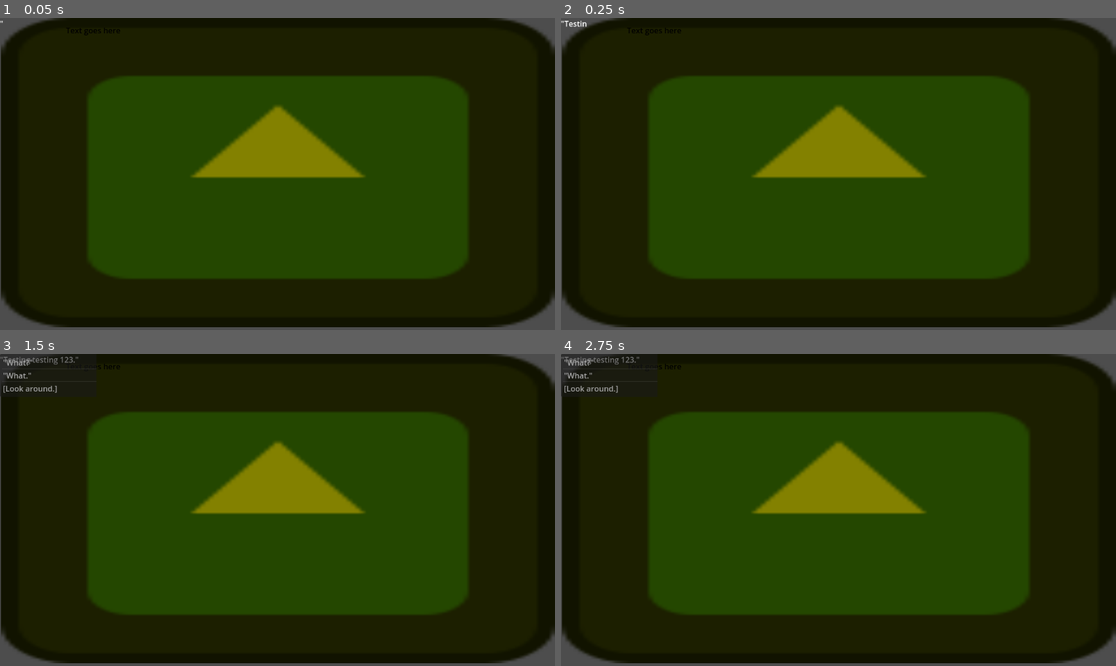
Above: before the commit, frames 1-4 (two rows, left to right).
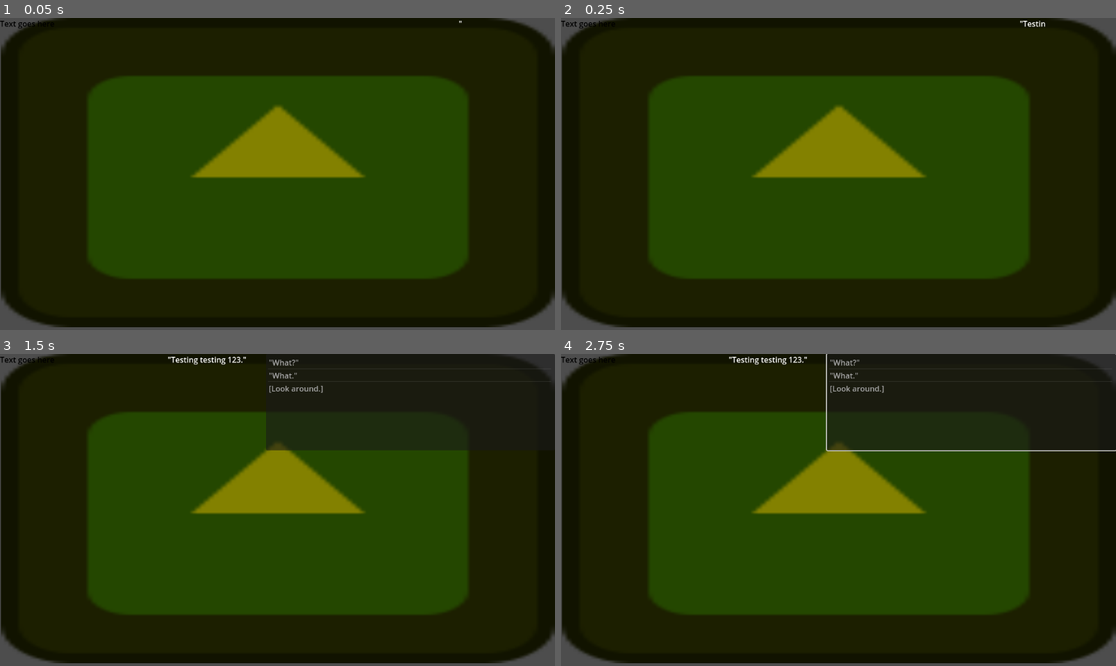
Above: after the commit, the same moments.

Repository: Jollista/Brackeys-Jam-2024.1
Game: Godot game, scene res://dialogue_test.tscn
The game is run twice, just before and just after one commit, with the same random seed, the same clock (stepped at 60 frames per second) and the same inputs. The project has no main scene, so this scene is started directly. The engine's default icon, where the game draws it, is replaced by a stand-in: a white triangle on a blue panel in a dark square.
Inputs (mouse positions are in pixels of both pictures, inside the frame that each line leads up to):
- Up to frame 1 (0.05 s): no input
- Up to frame 2 (0.25 s): no input
- Up to frame 3 (1.5 s): move the mouse to (399, 494) at 0.52 s; click (399, 494) at 0.6 s; tap Enter at 1.25 s; move the mouse to (166, 525) at 1.27 s; click (166, 525) at 1.35 s
- Up to frame 4 (2.75 s): tap Space at 2 s; move the mouse to (894, 441) at 2.02 s; click (894, 441) at 2.1 s

The runs differ from the first frame. In frame 1, less than 0.1% of the frame differs, in the area x 0-84%, y 0-6%; in frame 2, 0.2%; in frame 3, 5.6%; in frame 4, 5.9%, in the area x 0-100%, y 0-32%.

Commit message:
Struggling with containers

Diff:
--- a/Dialogue/DialogueCanvas.gd
+++ b/Dialogue/DialogueCanvas.gd
@@ -14,10 +14,11 @@
 
 # reference to components
 @onready var dialogue_box = $DialogueBox
-@onready var chat = $DialogueBox
+@onready var text_container = $HFlowContainer
 @onready var voice = $Voice
 @onready var sound = $Sound
 @onready var timer = $Delay
+var chat
 
 signal dialogue_ended
 
@@ -109,7 +110,7 @@
 	newtext.bbcode_enabled = true
 	newtext.fit_content = true
 	newtext.custom_minimum_size = Vector2(200,200)
-	self.add_child(newtext)
+	text_container.add_child(newtext)
 	chat = newtext
 	chat.text = dialogue[current_dialogue]["Text"]
 
@@ -217,7 +218,7 @@
 	choices_list.auto_height = true
 	choices_list.custom_minimum_size = Vector2(600, 0)
 	choices_list.item_selected.connect(_on_choice_selected)
-	chat.add_child(choices_list)
+	text_container.add_child(choices_list)
 
 	choice_items = []
 	for choice in choices:
--- a/Dialogue/dialogue_canvas.tscn
+++ b/Dialogue/dialogue_canvas.tscn
@@ -12,12 +12,18 @@
 scale = Vector2(8.98438, 5.01563)
 texture = ExtResource("2_fq4g6")
 
-[node name="Text" type="RichTextLabel" parent="."]
+[node name="HFlowContainer" type="HFlowContainer" parent="."]
+anchors_preset = 15
+anchor_right = 1.0
+anchor_bottom = 1.0
+grow_horizontal = 2
+grow_vertical = 2
+size_flags_horizontal = 4
+
+[node name="Text" type="RichTextLabel" parent="HFlowContainer"]
 custom_minimum_size = Vector2(200, 100)
-offset_left = 137.0
-offset_top = 14.0
-offset_right = 337.0
-offset_bottom = 114.0
+layout_mode = 2
+size_flags_horizontal = 3
 theme_override_colors/default_color = Color(0, 0, 0, 1)
 bbcode_enabled = true
 text = "Text goes here"
